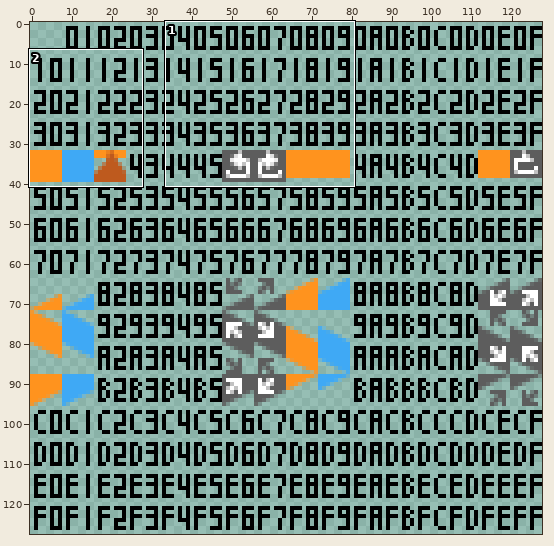
A sprite sheet gets an edit: Riverback/Resources/physmap.png. The first picture is a wide view before the edit; the outline marks the close-up.
Close-up. Before:
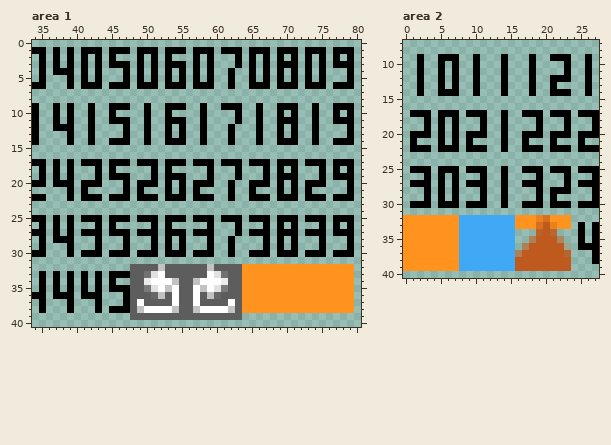
The file is 128x128 pixels. Pixels under 10% opacity are left out. Colours within 5 levels of each other are drawn and written as one. Shown: area 1: x 34..80, y 0..40; area 2: x 0..27, y 7..40.
After:
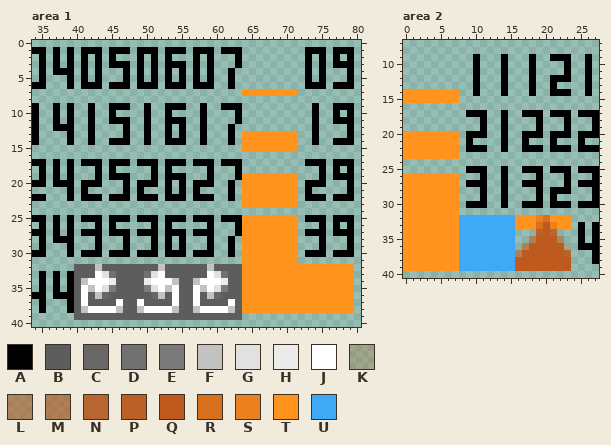
Palette (. is transparent): A #000000  B #5d5d5d  C #676767  D #717171  E #7b7b7b  F #c2c2c2  G #e1e1e1  H #ebebeb  J #ffffff  K #be5a1e40  L #be5a1e8f  M #be5a1e9f  N #be5a1edf  P #be5a1eef  Q #be5a1e  R #d66f1e  S #eb811e  T #ff931e  U #3fa9f5
What changed:
Area 1:
y 1: x 65..67 AAA -> ...; x 69..71 AAA -> ...
y 2: x 65 A -> .; x 67 A -> .; x 69 A -> .; x 71 A -> .
y 3: x 65 A -> .; x 67 A -> .; x 69..71 AAA -> ...
y 4..5: x 65 A -> .; x 67 A -> .; x 69 A -> .; x 71 A -> .
y 6: x 65..67 AAA -> ...; x 69..71 AAA -> ...
y 7: x 64..71 ........ -> TTTTTTTT
y 9: x 66 A -> .; x 69..71 AAA -> ...
y 10: x 66 A -> .; x 69 A -> .; x 71 A -> .
y 11: x 66 A -> .; x 69..71 AAA -> ...
y 12: x 66 A -> .; x 69 A -> .; x 71 A -> .
y 13: x 64..71 ..A..A.A -> TTTTTTTT
y 14: x 64..71 ..A..AAA -> TTTTTTTT
y 15: x 64..71 ........ -> TTTTTTTT
y 17: x 65..67 AAA -> ...; x 69..71 AAA -> ...
y 18: x 67 A -> .; x 69 A -> .; x 71 A -> .
y 19: x 64..71 ...A.AAA -> TTTTTTTT
y 20: x 64..71 .AAA.A.A -> TTTTTTTT
y 21: x 64..71 .A...A.A -> TTTTTTTT
y 22: x 64..71 .AAA.AAA -> TTTTTTTT
y 23: x 64..71 ........ -> TTTTTTTT
y 25: x 64..71 .AAA.AAA -> TTTTTTTT
y 26: x 64..71 ...A.A.A -> TTTTTTTT
y 27: x 64..71 .AAA.AAA -> TTTTTTTT
y 28..29: x 64..71 ...A.A.A -> TTTTTTTT
y 30: x 64..71 .AAA.AAA -> TTTTTTTT
y 31: x 64..71 ........ -> TTTTTTTT
y 32: x 40..47 ........ -> BBBFBBBB
y 33: x 40..47 .A.A.AAA -> BBBJGDBB
y 34: x 40..47 .A.A.A.. -> BFJJJHBB
y 35: x 40..47 .A.A.AAA -> BJFJGEBB
y 36: x 40..47 .AAA...A -> BJBFCBBB
y 37: x 40..47 ...A...A -> BJBBBBJB
y 38: x 40..47 ...A.AAA -> BFJJJJFB
y 39: x 40..47 ........ -> BBBBBBBB
Area 2:
y 9: x 2 A -> .; x 5..7 AAA -> ...
y 10..13: x 2 A -> .; x 5 A -> .; x 7 A -> .
y 14: x 0..7 ..A..AAA -> TTTTTTTT
y 15: x 0..7 ........ -> TTTTTTTT
y 17: x 1..3 AAA -> ...; x 5..7 AAA -> ...
y 18..19: x 3 A -> .; x 5 A -> .; x 7 A -> .
y 20: x 0..7 .AAA.A.A -> TTTTTTTT
y 21: x 0..7 .A...A.A -> TTTTTTTT
y 22: x 0..7 .AAA.AAA -> TTTTTTTT
y 23: x 0..7 ........ -> TTTTTTTT
y 25: x 1..3 AAA -> ...; x 5..7 AAA -> ...
y 26: x 0..7 ...A.A.A -> TTTTTTTT
y 27: x 0..7 .AAA.A.A -> TTTTTTTT
y 28..29: x 0..7 ...A.A.A -> TTTTTTTT
y 30: x 0..7 .AAA.AAA -> TTTTTTTT
y 31: x 0..7 ........ -> TTTTTTTT
Where, in picture pixels (left, top, right, bottom), the same in both close-ups:
changed: (242, 47, 298, 264)
changed: (74, 264, 130, 320)
changed: (403, 54, 459, 215)
